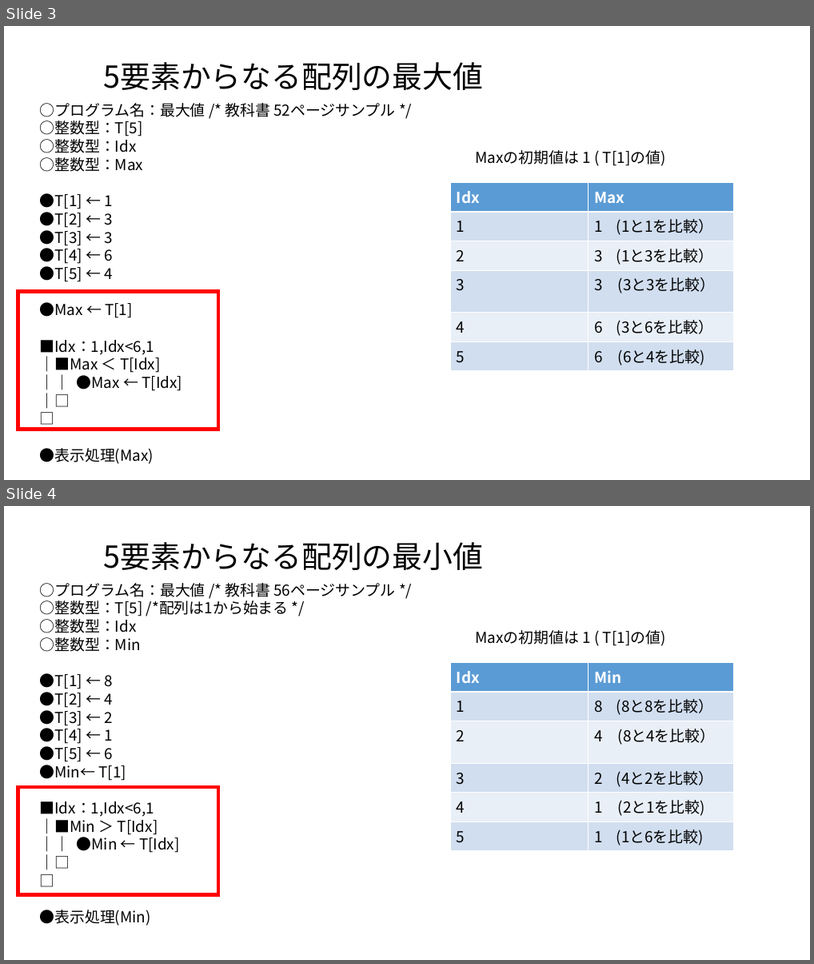
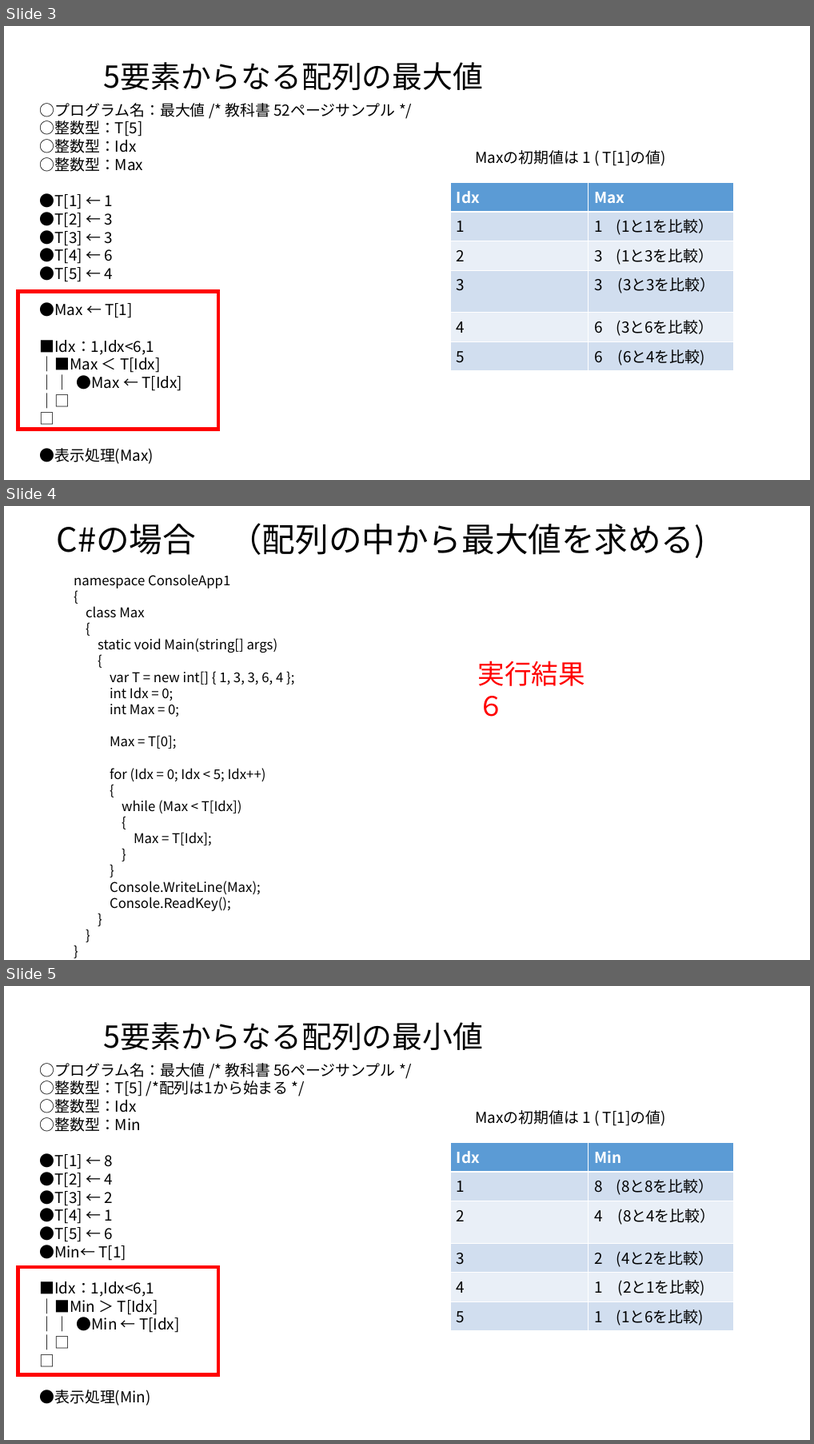
Before and after one commit to masakage/algorithm, a slide deck: docs/第8回最大値最小値を求めるアルゴリズム.pptx. Shown one above the other, each under a label of ours: slides 3 and 4 before the commit, slides 3, 4 and 5 after it. The pictures are 814x964 and 814x1444 pixels, drawn with LibreOffice and Linux fonts; fonts in the diff are those of the drawing. Boxes give left, top, right and bottom in pixels: in the first picture for what was removed or moved away, otherwise in the second. Text is boxed around its words. In the diff, an @@ line names an element or a change of style, - is before the commit and + after.

```diff
--- a/docs/第8回最大値最小値を求めるアルゴリズム.pptx
+++ b/docs/第8回最大値最小値を求めるアルゴリズム.pptx
@@ slide 4 added at box(4, 506, 810, 960), background #FFFFFF @@
@@ title added at box(56, 523, 706, 558), 39.6 pt, text #000000 @@
+C#の場合 （配列の中から最大値を求める)
@@ text added at box(74, 574, 283, 911), 16 pt, text #000000 @@
+namespace ConsoleApp1
+{
+class Max
+{
+static void Main(string[] args)
+{
+var T = new int[] { 1, 3, 3, 6, 4 };
+int Idx = 0;
+int Max = 0;
+Max = T[0];
+for (Idx = 0; Idx < 5; Idx++)
+{
+while (Max < T[Idx])
+{
+Max = T[Idx];
+}
+}
+Console.WriteLine(Max);
+Console.ReadKey();
+}
+}
+}
@@ text added at box(478, 660, 586, 716), 32 pt, text #FF0000 @@
+実行結果
+６
@@ what was slide 4 is now slide 5 @@
```
Also in this commit, not shown: 1 slide changed, 1 other slide added.
